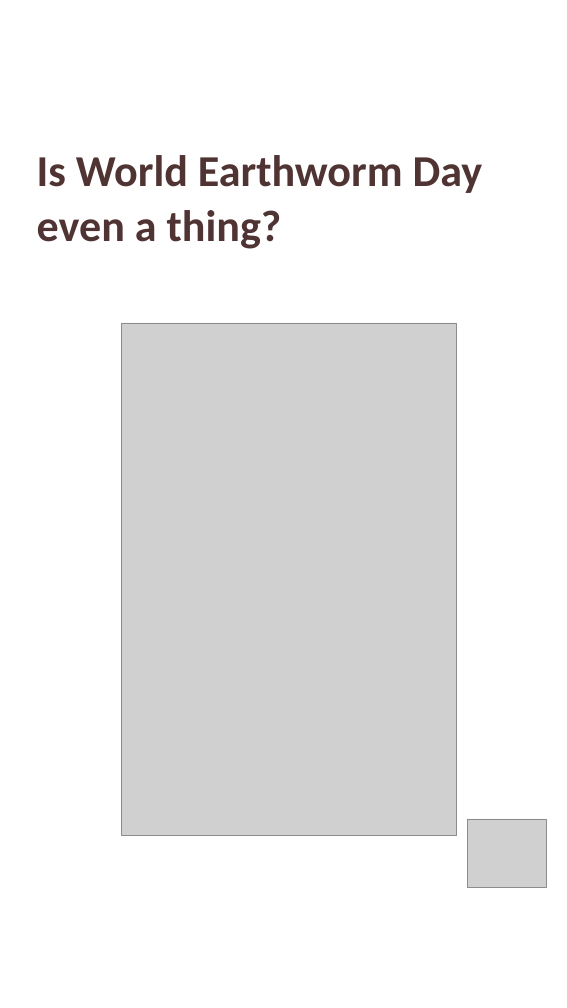
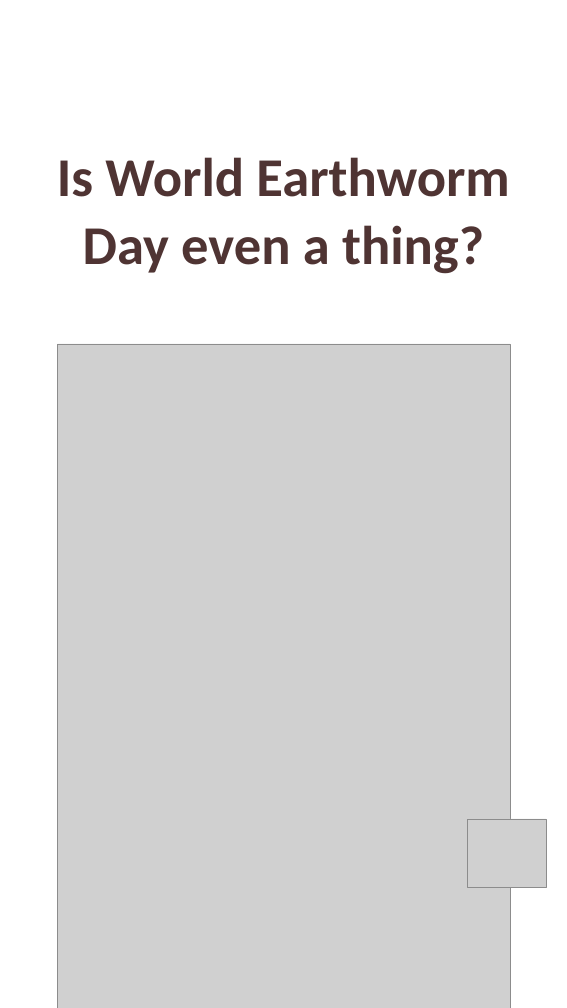
Before and after one commit to linneamoritznyc/final-SFWsite-Linnea, a slide deck: slide 1 of social/earthworm-day-2026-10-21/21-10-2026-wed-ig-story-earthworm.pptx. Drawn at 567x1008 pixels with LibreOffice and Linux fonts; fonts in the diff are those of the drawing; grey boxes stand for pictures. Boxes give left, top, right and bottom in pixels: in the first picture for what was removed or moved away, otherwise in the second. Text is boxed around its words. In the diff, an @@ line names an element or a change of style, - is before the commit and + after.

```diff
--- a/social/earthworm-day-2026-10-21/21-10-2026-wed-ig-story-earthworm.pptx
+++ b/social/earthworm-day-2026-10-21/21-10-2026-wed-ig-story-earthworm.pptx
@@ text at [57, 157, 509, 274]: text changed; size 63 to 78 pt @@
-Is World Earthworm Day
-even a thing?
+Is World Earthworm
+Day even a thing?
@@ picture: place and size @@
-picture at [121, 323, 457, 836]
+picture at [58, 344, 510, 1008]
```
Also in this commit, not shown: 4 other slides changed, 7 other files.
